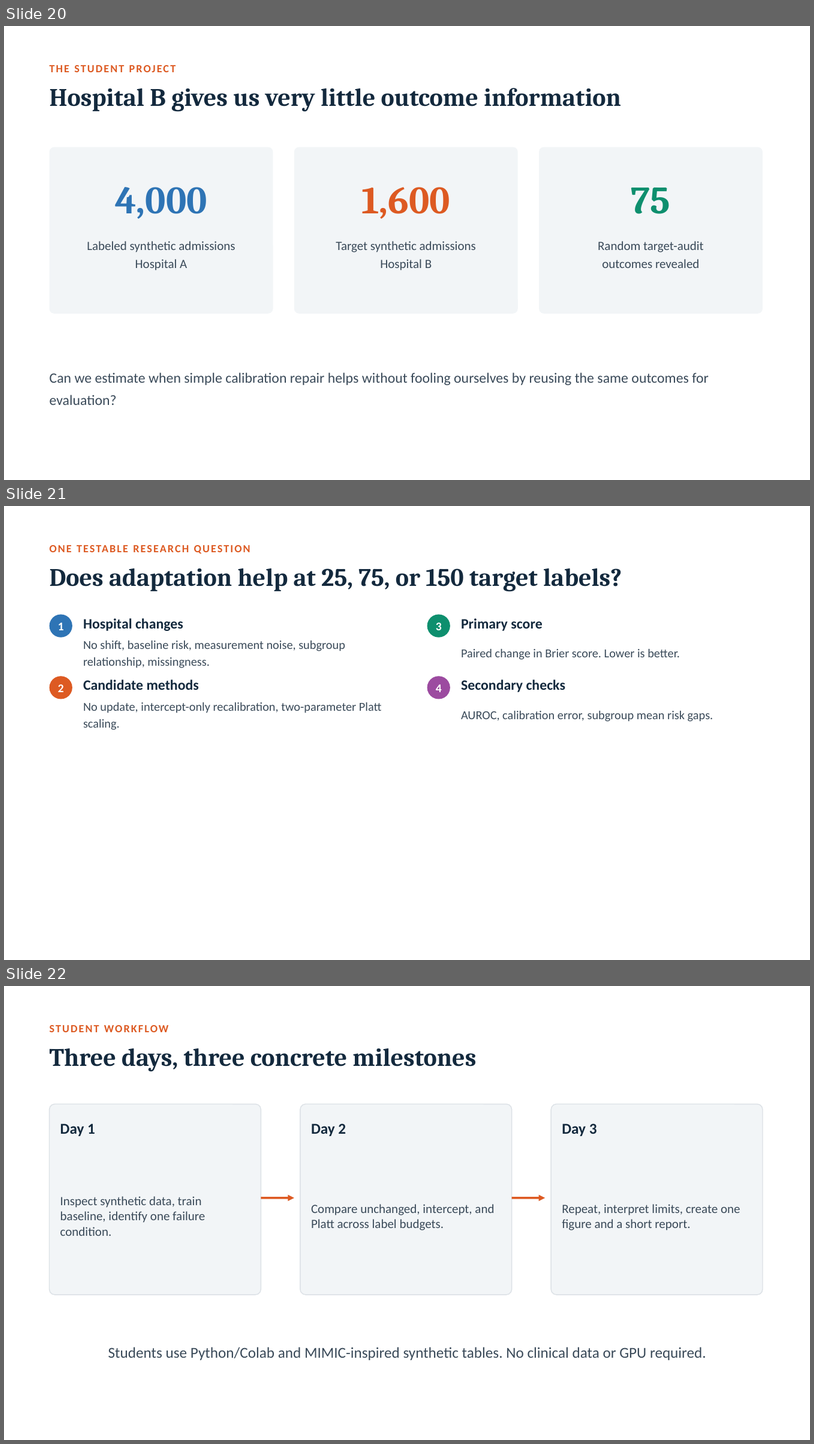
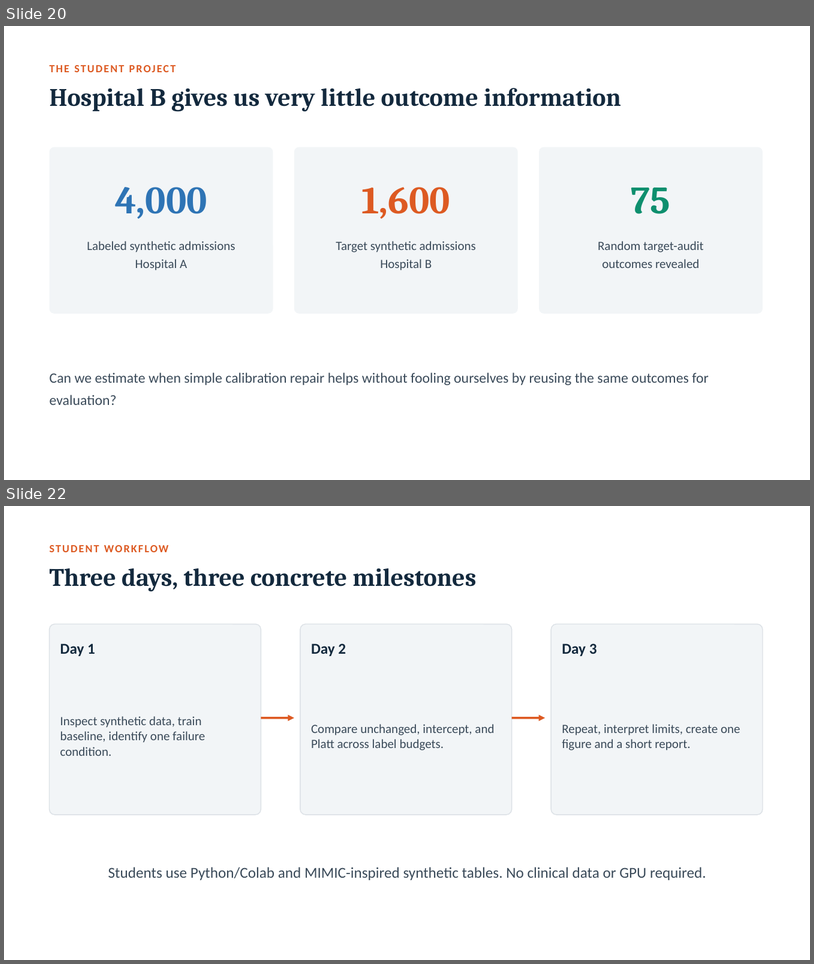
Before and after one commit to vafaei-ar/ai-uncertainty-2026-healthcare, a slide deck: slides/lecture_when_can_we_trust_clinical_ai.pptx. Shown one above the other, each under a label of ours: slides 20, 21 and 22 before the commit, slides 20 and 22 after it; the slides between them are not shown. The pictures are 814x1444 and 814x964 pixels, drawn with LibreOffice and Linux fonts; fonts in the diff are those of the drawing. Boxes give left, top, right and bottom in pixels: in the first picture for what was removed or moved away, otherwise in the second. Text is boxed around its words. In the diff, an @@ line names an element or a change of style, - is before the commit and + after.

```diff
--- a/slides/lecture_when_can_we_trust_clinical_ai.pptx
+++ b/slides/lecture_when_can_we_trust_clinical_ai.pptx
@@ slide 21 removed at [4,506,810,960], background #FFFFFF @@
@@ text removed at [50,539,763,558] @@
-ONE TESTABLE RESEARCH QUESTION
@@ text removed at [50,568,622,592] @@
-Does adaptation help at 25, 75, or 150 target labels?
@@ ellipse removed at [50,614,72,637] @@
@@ text removed at [58,622,64,630] @@
-1
@@ text removed at [83,618,183,631] @@
-Hospital changes
@@ ellipse removed at [428,614,450,637] @@
@@ text removed at [436,622,442,630] @@
-3
@@ text removed at [461,618,542,631] @@
-Primary score
@@ text removed at [83,640,345,668] @@
-No shift, baseline risk, measurement noise, subgroup relationship, missingness.
@@ text removed at [461,649,680,660] @@
-Paired change in Brier score. Lower is better.
@@ ellipse removed at [50,676,72,699] @@
@@ text removed at [58,684,64,692] @@
-2
@@ text removed at [83,679,199,690] @@
-Candidate methods
@@ ellipse removed at [428,676,450,699] @@
@@ text removed at [436,684,442,692] @@
-4
@@ text removed at [461,679,566,692] @@
-Secondary checks
@@ text removed at [83,702,382,730] @@
-No update, intercept-only recalibration, two-parameter Platt scaling.
@@ text removed at [461,711,714,721] @@
-AUROC, calibration error, subgroup mean risk gaps.
```
Also in this commit, not shown: 1 slide added, 10 other files.
